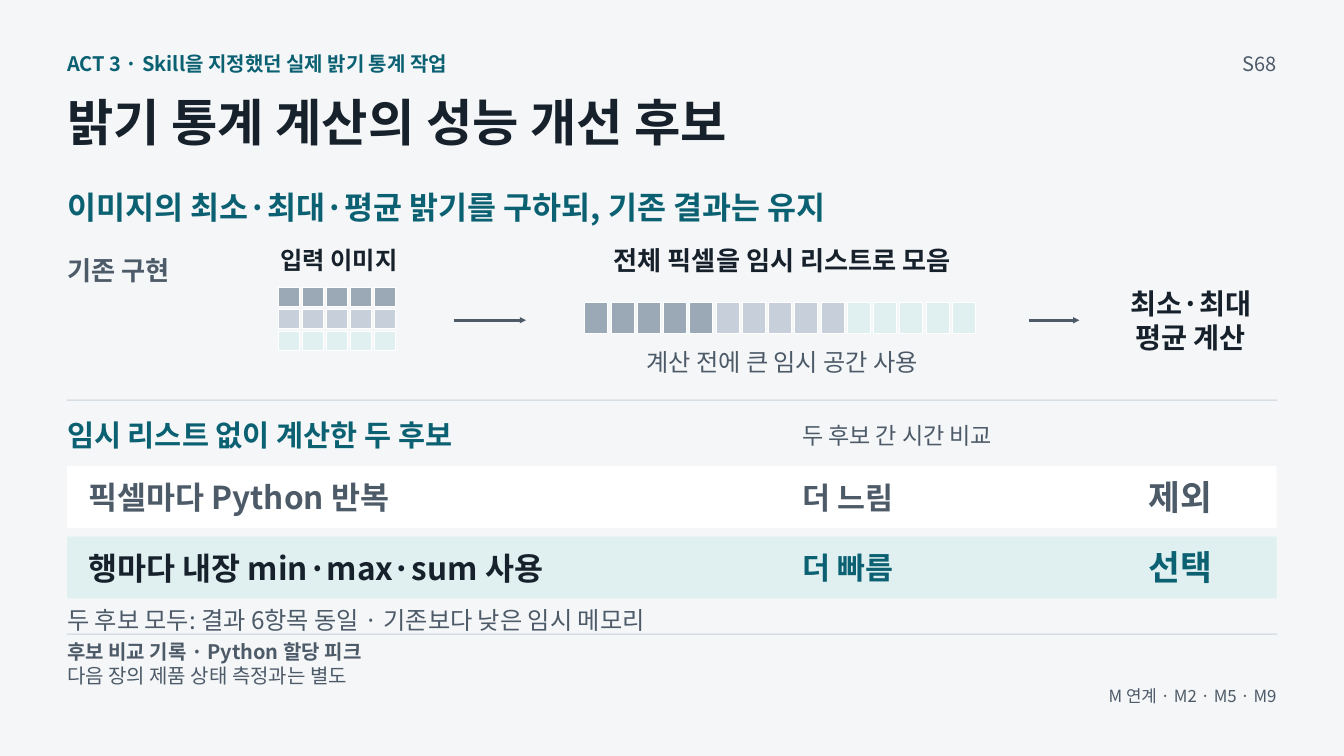
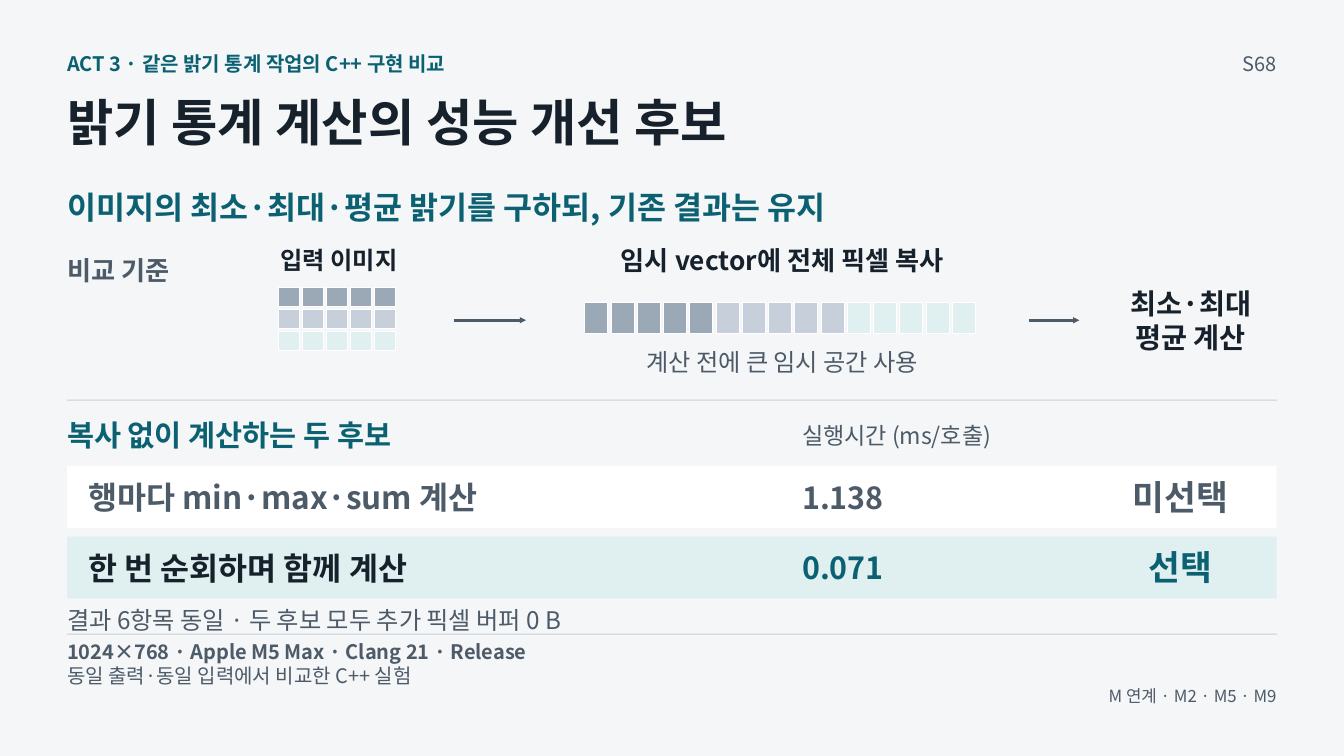
Before and after one commit to GideokKim/ai-dev-training, a slide deck: slide 9 of production/ACT_3.pptx. Drawn at 1344x756 pixels with LibreOffice and Linux fonts; fonts in the diff are those of the drawing. Boxes give left, top, right and bottom in pixels: in the first picture for what was removed or moved away, otherwise in the second. Text is boxed around its words. In the diff, an @@ line names an element or a change of style, - is before the commit and + after.

```diff
--- a/production/ACT_3.pptx
+++ b/production/ACT_3.pptx
@@ text at box(67, 54, 445, 73): text changed @@
-ACT 3 · Skill을 지정했던 실제 밝기 통계 작업
+ACT 3 · 같은 밝기 통계 작업의 C++ 구현 비교
@@ text at box(67, 258, 169, 283): text changed @@
-기존 구현
+비교 기준
@@ text at box(621, 248, 943, 273): text changed @@
-전체 픽셀을 임시 리스트로 모음
+임시 vector에 전체 픽셀 복사
@@ text at box(67, 421, 391, 449): text changed @@
-임시 리스트 없이 계산한 두 후보
+복사 없이 계산하는 두 후보
@@ text at box(802, 425, 991, 449): text changed @@
-두 후보 간 시간 비교
+실행시간 (ms/호출)
@@ text at box(88, 482, 478, 512): text changed; text colour #17212B to #4D5A68 @@
-행마다 내장 min·max·sum 사용
+행마다 min·max·sum 계산
@@ text removed at box(88, 482, 389, 516) @@
-픽셀마다 Python 반복
@@ text at box(802, 486, 884, 510): text changed @@
-더 느림
+1.138
@@ text at box(1132, 481, 1227, 513): text changed @@
-제외
+미선택
@@ text added at box(88, 553, 407, 583), 22.5 pt, text #17212B, bold @@
+한 번 순회하며 함께 계산
@@ text at box(802, 556, 884, 580): text changed @@
-더 빠름
+0.071
@@ text at box(67, 609, 561, 631): text changed @@
-두 후보 모두: 결과 6항목 동일 · 기존보다 낮은 임시 메모리
+결과 6항목 동일 · 두 후보 모두 추가 픽셀 버퍼 0 B
@@ text at box(67, 643, 527, 664): text changed @@
-후보 비교 기록 · Python 할당 피크
+1024×768 · Apple M5 Max · Clang 21 · Release
@@ text at box(67, 662, 412, 685): text changed @@
-다음 장의 제품 상태 측정과는 별도
+동일 출력·동일 입력에서 비교한 C++ 실험
```
Also in this commit, not shown: 2 other slides changed, 27 other files.
